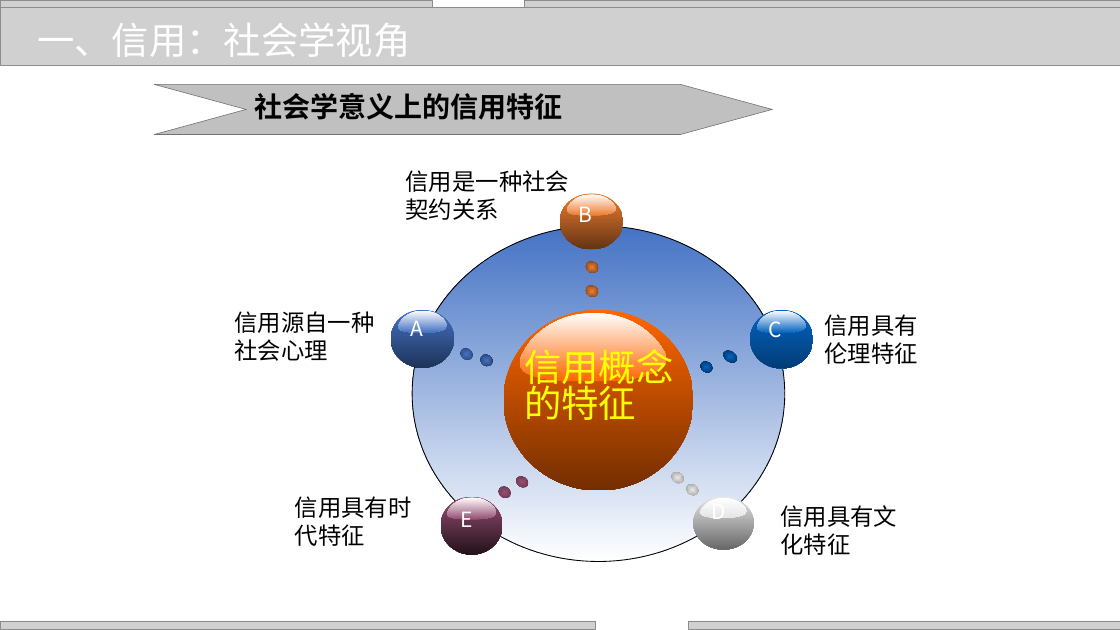
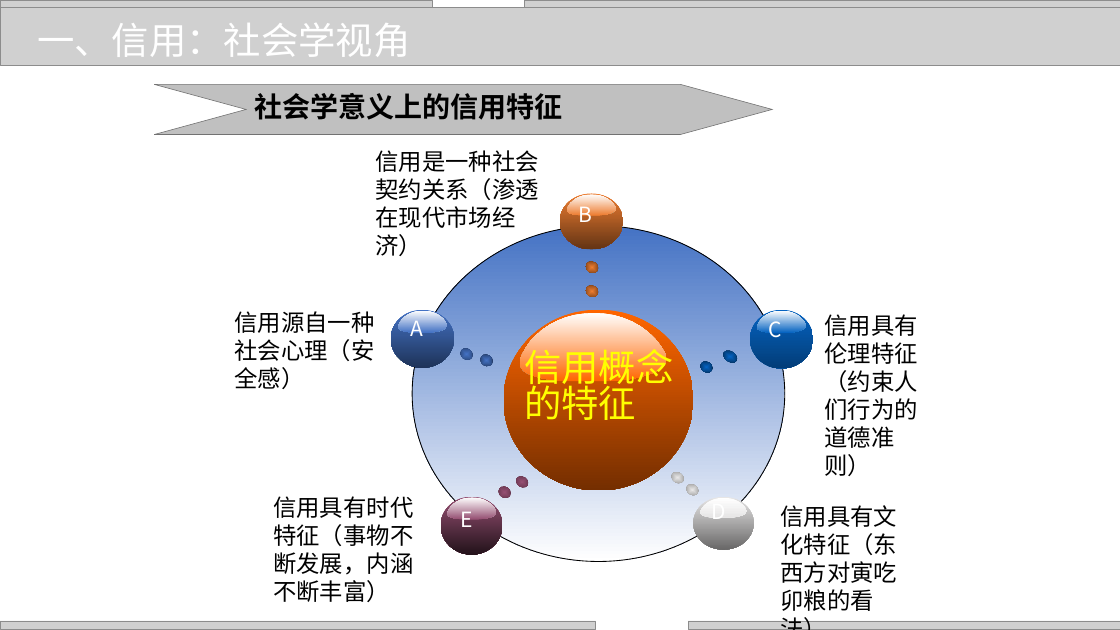
Before and after one commit to zhangjianzhang/internet_credit, a slide deck: slide 6 of files/slides/lecture_1.pptx. Drawn at 1120x630 pixels with LibreOffice and Linux fonts; fonts in the diff are those of the drawing; grey boxes stand for pictures; background and template pictures are left out. Boxes give left, top, right and bottom in pixels: in the first picture for what was removed or moved away, otherwise in the second. Text is boxed around its words. In the diff, an @@ line names an element or a change of style, - is before the commit and + after.

```diff
--- a/files/slides/lecture_1.pptx
+++ b/files/slides/lecture_1.pptx
@@ text at [375,150,539,228]: text changed @@
-信用是一种社会契约关系
+信用是一种社会契约关系（渗透在现代市场经济）
@@ text at [235,311,375,389]: text changed @@
-信用源自一种社会心理
+信用源自一种社会心理（安全感）
@@ text at [825,314,918,448]: text changed @@
-信用具有伦理特征
+信用具有伦理特征（约束人们行为的道德准则）
@@ text at [273,496,413,602]: text changed @@
-信用具有时代特征
+信用具有时代特征（事物不断发展，内涵不断丰富）
@@ text at [781,505,898,611]: text changed @@
-信用具有文化特征
+信用具有文化特征（东西方对寅吃卯粮的看法）
```
Also in this commit, not shown: 14 other slides changed, 7 other files.
